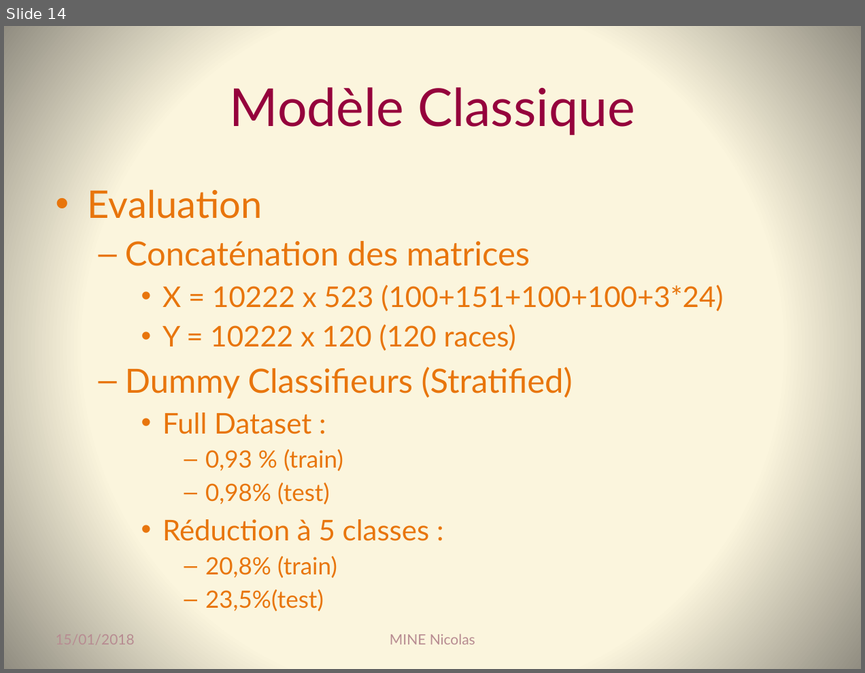
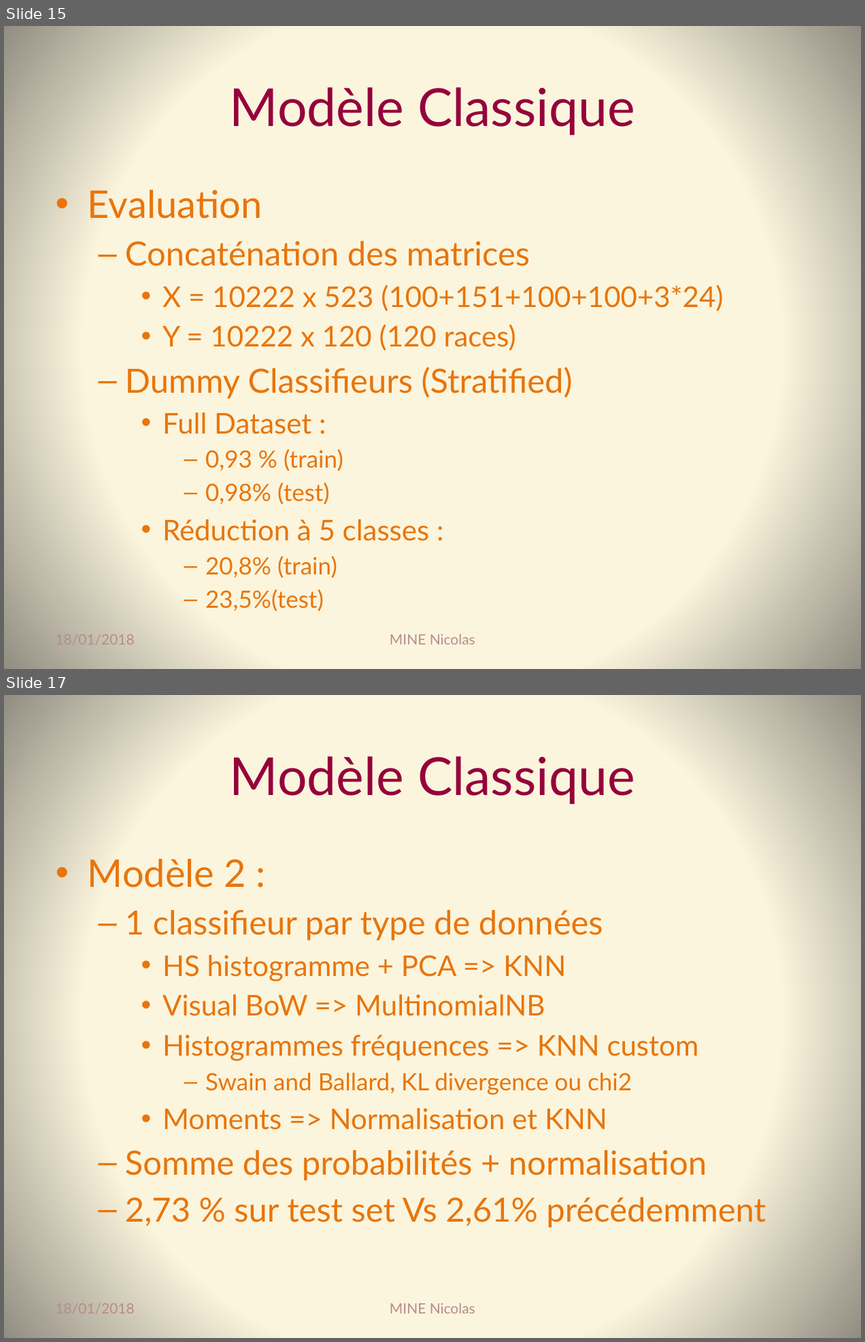
Before and after one commit to Coni63/OC_DS, a slide deck: P7/Presentation_p7.pptx. Shown one above the other, each under a label of ours: slide 14 before the commit, slides 15 and 17 after it; the slides between them are not shown. The pictures are 865x673 and 865x1342 pixels, drawn with LibreOffice and Linux fonts; fonts in the diff are those of the drawing. Boxes give left, top, right and bottom in pixels: in the first picture for what was removed or moved away, otherwise in the second. Text is boxed around its words. In the diff, an @@ line names an element or a change of style, - is before the commit and + after.

```diff
--- a/P7/Presentation_p7.pptx
+++ b/P7/Presentation_p7.pptx
@@ slide 17 added at box(4, 695, 861, 1338), background gradient #FCF7DD to #918E81 @@
@@ title added at box(230, 756, 635, 804), 44 pt, text #95023C @@
+Modèle Classique
@@ text added at box(88, 858, 766, 1227), 24 pt, text #E8750C @@
+• Modèle 2 :
+  – 1 classifieur par type de données
+    • HS histogramme + PCA => KNN
+    • Visual BoW => MultinomialNB
+    • Histogrammes fréquences => KNN custom
+      – Swain and Ballard, KL divergence ou chi2
+    • Moments => Normalisation et KNN
+  – Somme des probabilités + normalisation
+  – 2,73 % sur test set Vs 2,61% précédemment
@@ text added at box(56, 1303, 135, 1313), 12 pt, text #B78C92 @@
+18/01/2018
@@ text added at box(390, 1302, 475, 1313), 12 pt, text #B78C92 @@
+MINE Nicolas
@@ what was slide 14 is now slide 15 @@
@@ slide 15 changed as well @@
@@ text at box(56, 634, 135, 644): text changed @@
-15/01/2018
+18/01/2018
```
Also in this commit, not shown: 29 other slides changed, 1 other slide added, 6 other files.
